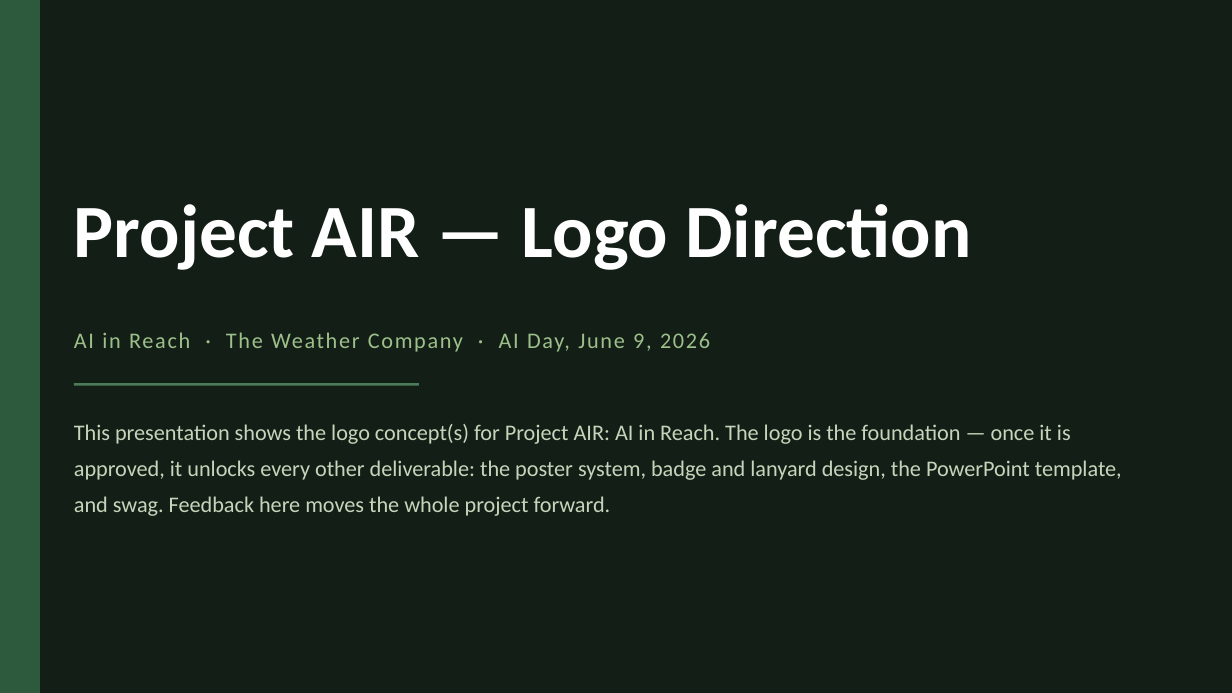
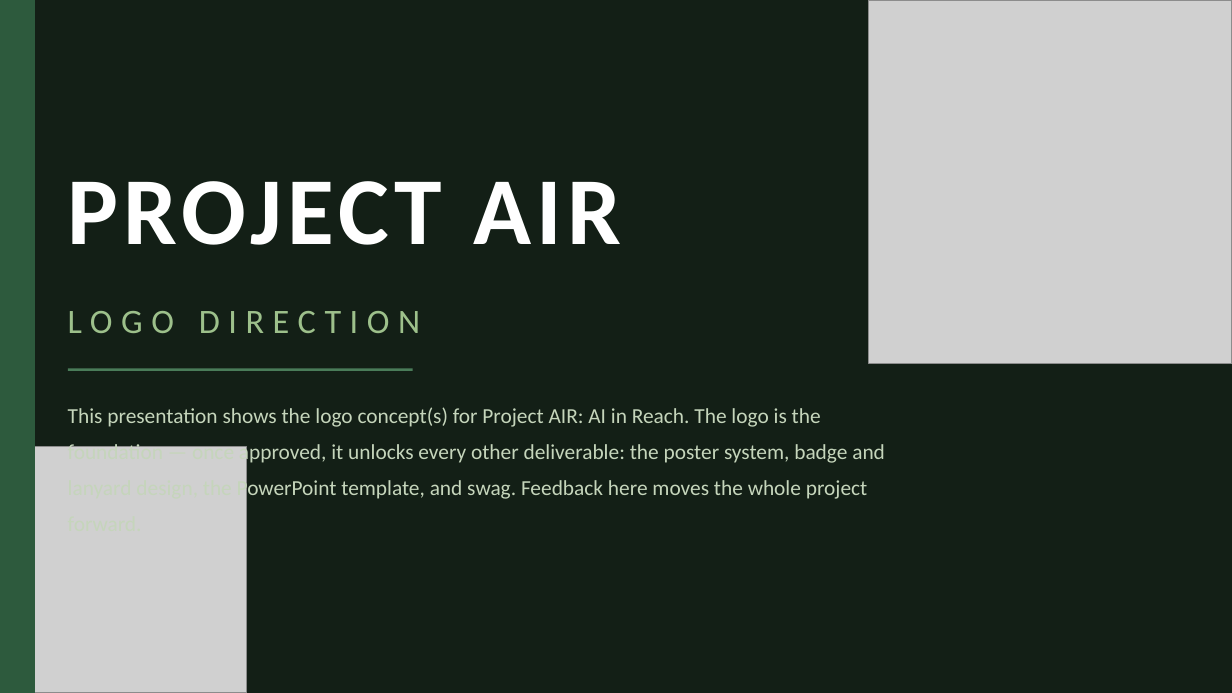
Before and after one commit to micpowl-dot/project-air-creative, a slide deck: slide 1 of assets/templates/logo-presentation.pptx. Drawn at 1232x693 pixels with LibreOffice and Linux fonts; fonts in the diff are those of the drawing; grey boxes stand for pictures. Boxes give left, top, right and bottom in pixels: in the first picture for what was removed or moved away, otherwise in the second. Text is boxed around its words. In the diff, an @@ line names an element or a change of style, - is before the commit and + after.

Commit message:
[design] Rebuild logo presentation with Spotify Wrapped arc aesthetic
Replaced flat layout with concentric arc motif from Spotify Wrapped 2025
Figma templates (nodes 3:406, 2:378, 2:379). Arc stripes generated as
transparent PNGs via sharp and embedded at slide corners. Dark/cream
sandwich structure, Project AIR green palette throughout.

```diff
--- a/assets/templates/logo-presentation.pptx
+++ b/assets/templates/logo-presentation.pptx
@@ rectangle: place and size @@
-rectangle at bbox=[0, 0, 39, 692]
+rectangle at bbox=[0, 0, 34, 692]
@@ picture added at bbox=[869, 0, 1232, 363] @@
@@ text at bbox=[68, 181, 622, 245]: text changed; size 44 to 56 pt @@
-Project AIR — Logo Direction
+PROJECT AIR
@@ text added at bbox=[68, 311, 420, 333], 20 pt, text #9DC08B @@
+LOGO DIRECTION
@@ text removed at bbox=[74, 332, 710, 352] @@
-AI in Reach · The Weather Company · AI Day, June 9, 2026
@@ line moved from (74, 384) - (419, 384) to (68, 370) - (413, 370) @@
@@ text at bbox=[68, 407, 885, 501]: text changed; size 13 to 12.5 pt @@
-This presentation shows the logo concept(s) for Project AIR: AI in Reach. The logo is the foundation — once it is approved, it unlocks every other deliverable: the poster system, badge and lanyard design, the PowerPoint template, and swag. Feedback here moves the whole project forward.
+This presentation shows the logo concept(s) for Project AIR: AI in Reach. The logo is the foundation — once approved, it unlocks every other deliverable: the poster system, badge and lanyard design, the PowerPoint template, and swag. Feedback here moves the whole project forward.
@@ picture added at bbox=[0, 446, 246, 692] @@
```
Also in this commit, not shown: 3 other slides changed, 1 other file.
